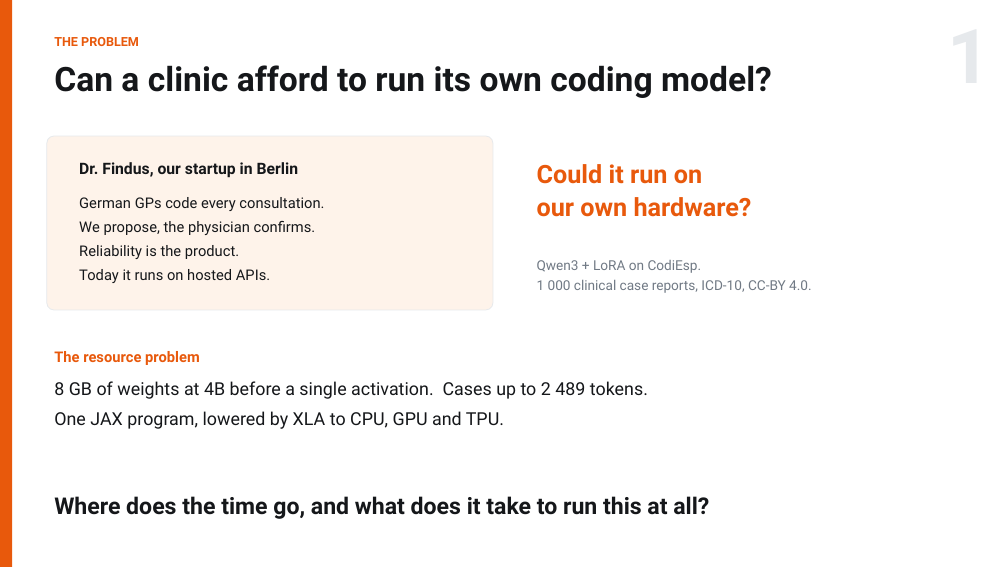
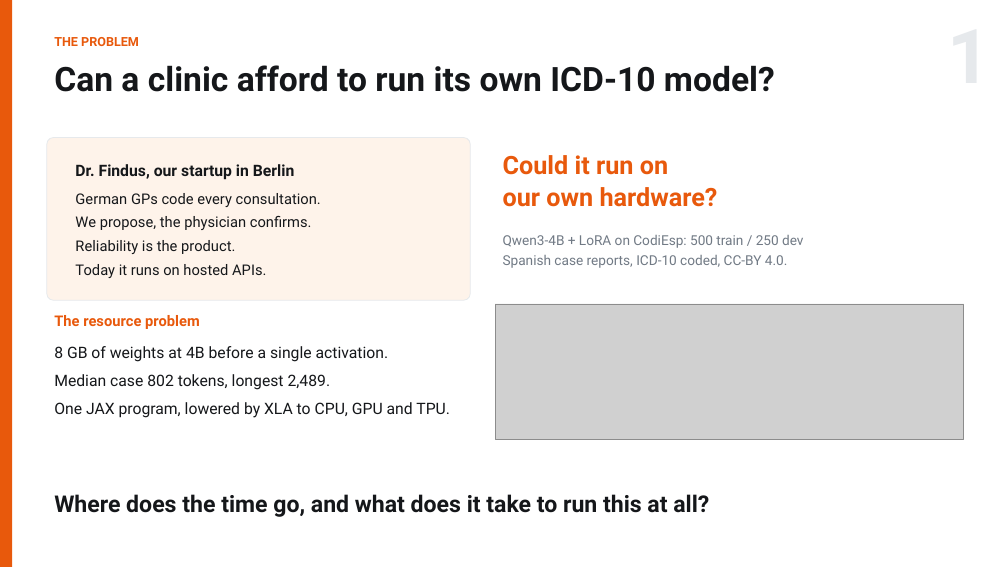
Before and after one commit to RN0L/qwen3-icd10-scaling, a slide deck: slide 1 of slides/ME344_Final_Arnold_Hambuch.pptx. Drawn at 1008x567 pixels with LibreOffice and Linux fonts; fonts in the diff are those of the drawing; grey boxes stand for pictures. Boxes give left, top, right and bottom in pixels: in the first picture for what was removed or moved away, otherwise in the second. Text is boxed around its words. In the diff, an @@ line names an element or a change of style, - is before the commit and + after.

```diff
--- a/slides/ME344_Final_Arnold_Hambuch.pptx
+++ b/slides/ME344_Final_Arnold_Hambuch.pptx
@@ text at box(54, 65, 775, 92): text changed @@
-Can a clinic afford to run its own coding model?
+Can a clinic afford to run its own ICD-10 model?
@@ rounded rectangle: place and size @@
-rounded rectangle at box(47, 136, 493, 310)
+rounded rectangle at box(47, 138, 470, 300)
@@ text "Could it run on": place and size @@
-text "Could it run on" at box(537, 164, 752, 217)
+text "Could it run on" at box(503, 155, 718, 207)
@@ text "Dr. Findus, our startup in ...": place and size @@
-text "Dr. Findus, our startup in ..." at box(79, 162, 298, 178)
+text "Dr. Findus, our startup in ..." at box(75, 164, 294, 180)
@@ text "German GPs code every consultation.": place and size @@
-text "German GPs code every consultation." at box(79, 197, 324, 283)
+text "German GPs code every consultation." at box(75, 193, 321, 278)
@@ text at box(503, 235, 803, 268): text changed @@
-Qwen3 + LoRA on CodiEsp.
-1 000 clinical case reports, ICD-10, CC-BY 4.0.
+Qwen3-4B + LoRA on CodiEsp: 500 train / 250 dev
+Spanish case reports, ICD-10 coded, CC-BY 4.0.
@@ text "The resource problem": place and size @@
-text "The resource problem" at box(54, 351, 200, 365)
+text "The resource problem" at box(54, 315, 200, 329)
@@ picture added at box(495, 304, 964, 439) @@
@@ text "8 GB of weights at ...": place and size @@
-text "8 GB of weights at ..." at box(54, 381, 648, 429)
+text "8 GB of weights at ..." at box(54, 346, 450, 418)
@@ text at box(54, 346, 389, 390): text changed; size 17 to 15 pt @@
-8 GB of weights at 4B before a single activation. Cases up to 2 489 tokens.
+8 GB of weights at 4B before a single activation.
+Median case 802 tokens, longest 2,489.
@@ text at box(54, 402, 450, 418): size 17 to 15 pt in "One JAX program, lowered by XLA to ..."; more space between paragraphs @@
```
Also in this commit, not shown: 4 other slides changed, 11 other files.
